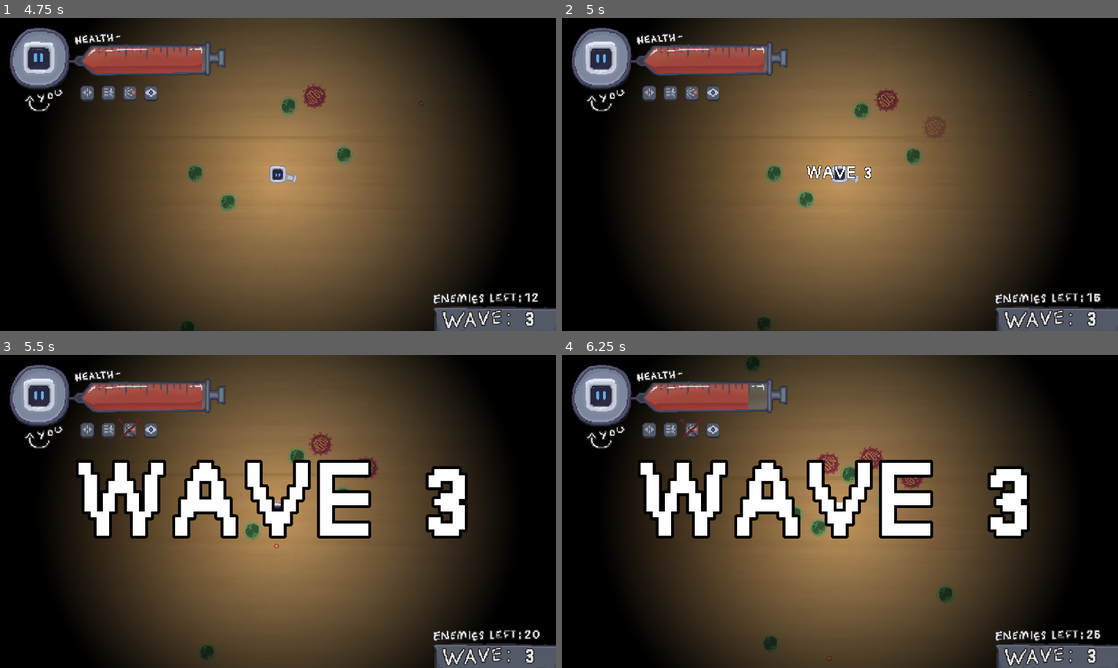
Above: before the commit, frames 1-4 (two rows, left to right).
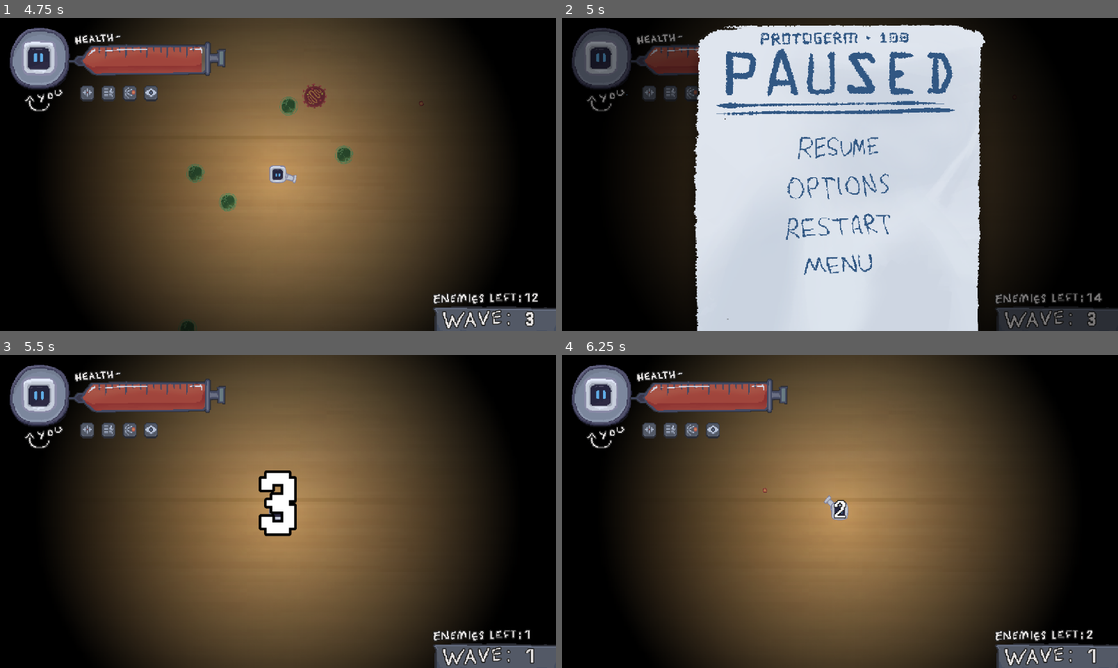
Above: after the commit, the same moments.

Repository: kaminaryu/um-gamejam
Game: Godot game, scene res://src/scenes/main_menu.tscn
Same seed, same stepped clock (60 frames per second), same inputs: the game is played once before the commit and once after it.
Inputs (mouse positions are in pixels of both pictures, inside the frame that each line leads up to):
- Up to frame 1 (4.75 s): click (439, 168) at 0.5 s; tap Enter at 1.25, 2.85 s; move the mouse to (400, 158) at 1.27 s; hold D (move_right) 1.28-2 s; tap Shift (dash) at 1.35, 4.35 s; click (400, 158) at 1.42 s; drag from (166, 190) to (250, 237) at 2.02 s; move the mouse to (333, 105) at 2.77 s; hold D (move_right) 2.78-3.5 s; drag from (250, 237) to (111, 127) at 3.52 s; move the mouse to (444, 221) at 4.27 s; hold A (move_left) from 4.28 s (still down)
- Up to frame 2 (5 s): keep holding A (move_left); tap Escape (pause_game) at 4.9 s
- Up to frame 3 (5.5 s): release A (move_left) at 5 s; click (278, 564) at 5.02 s
- Up to frame 4 (6.25 s): drag from (673, 464) to (756, 433) at 5.77 s

Frame 1 is identical in both runs. In frame 2, 62% of the frame differs, in the area x 1-100%, y 0-100%; in frame 3, 11%; in frame 4, 11%.
Error before the commit: Parse Error: Mixed use of tabs and spaces for indentation. (res://src/autoloads/game_master.gd:51)

Commit message:
the godot shenanigans

Diff:
--- a/src/autoloads/game_master.gd
+++ b/src/autoloads/game_master.gd
@@ -49,7 +49,7 @@
 
 
 func _input(event: InputEvent) -> void :
-	 if (event.is_action_pressed("pause_game")) :
+	if (event.is_action_pressed("pause_game")) :
 		if (game_paused) :
 			pause_game(false)
 		else :
--- a/src/scenes/settings_menu.tscn
+++ b/src/scenes/settings_menu.tscn
@@ -13,6 +13,61 @@
 
 [sub_resource type="StyleBoxFlat" id="StyleBoxFlat_pcnqr"]
 bg_color = Color(0, 0, 0, 0.478431)
+
+[sub_resource type="Animation" id="Animation_hud32"]
+length = 0.001
+tracks/0/type = "value"
+tracks/0/imported = false
+tracks/0/enabled = true
+tracks/0/path = NodePath("Frame:position")
+tracks/0/interp = 1
+tracks/0/loop_wrap = true
+tracks/0/keys = {
+"times": PackedFloat32Array(0),
+"transitions": PackedFloat32Array(1),
+"update": 0,
+"values": [Vector2(246.5, 51)]
+}
+tracks/1/type = "value"
+tracks/1/imported = false
+tracks/1/enabled = true
+tracks/1/path = NodePath("BGBlur:theme_override_styles/panel:bg_color")
+tracks/1/interp = 1
+tracks/1/loop_wrap = true
+tracks/1/keys = {
+"times": PackedFloat32Array(0),
+"transitions": PackedFloat32Array(1),
+"update": 0,
+"values": [Color(0, 0, 0, 0.478431)]
+}
+
+[sub_resource type="Animation" id="Animation_pcnqr"]
+resource_name = "close"
+length = 0.5
+tracks/0/type = "value"
+tracks/0/imported = false
+tracks/0/enabled = true
+tracks/0/path = NodePath("Frame:position")
+tracks/0/interp = 1
+tracks/0/loop_wrap = true
+tracks/0/keys = {
+"times": PackedFloat32Array(0, 0.233333),
+"transitions": PackedFloat32Array(2.73208, 1),
+"update": 0,
+"values": [Vector2(246.5, 51), Vector2(246.5, 657)]
+}
+tracks/1/type = "value"
+tracks/1/imported = false
+tracks/1/enabled = true
+tracks/1/path = NodePath("BGBlur:theme_override_styles/panel:bg_color")
+tracks/1/interp = 1
+tracks/1/loop_wrap = true
+tracks/1/keys = {
+"times": PackedFloat32Array(0, 0.233333),
+"transitions": PackedFloat32Array(1, 1),
+"update": 0,
+"values": [Color(0, 0, 0, 0.478431), Color(0, 0, 0, 0)]
+}
 
 [sub_resource type="Animation" id="Animation_p2fji"]
 resource_name = "reveal"
@@ -40,61 +95,6 @@
 "transitions": PackedFloat32Array(1, 1),
 "update": 0,
 "values": [Color(0, 0, 0, 0), Color(0, 0, 0, 0.478431)]
-}
-
-[sub_resource type="Animation" id="Animation_hud32"]
-length = 0.001
-tracks/0/type = "value"
-tracks/0/imported = false
-tracks/0/enabled = true
-tracks/0/path = NodePath("Frame:position")
-tracks/0/interp = 1
-tracks/0/loop_wrap = true
-tracks/0/keys = {
-"times": PackedFloat32Array(0),
-"transitions": PackedFloat32Array(1),
-"update": 0,
-"values": [Vector2(246.5, 51)]
-}
-tracks/1/type = "value"
-tracks/1/imported = false
-tracks/1/enabled = true
-tracks/1/path = NodePath("BGBlur:theme_override_styles/panel:bg_color")
-tracks/1/interp = 1
-tracks/1/loop_wrap = true
-tracks/1/keys = {
-"times": PackedFloat32Array(0),
-"transitions": PackedFloat32Array(1),
-"update": 0,
-"values": [Color(0, 0, 0, 0.478431)]
-}
-
-[sub_resource type="Animation" id="Animation_pcnqr"]
-resource_name = "close"
-length = 0.5
-tracks/0/type = "value"
-tracks/0/imported = false
-tracks/0/enabled = true
-tracks/0/path = NodePath("Frame:position")
-tracks/0/interp = 1
-tracks/0/loop_wrap = true
-tracks/0/keys = {
-"times": PackedFloat32Array(0, 0.233333),
-"transitions": PackedFloat32Array(2.73208, 1),
-"update": 0,
-"values": [Vector2(246.5, 51), Vector2(246.5, 657)]
-}
-tracks/1/type = "value"
-tracks/1/imported = false
-tracks/1/enabled = true
-tracks/1/path = NodePath("BGBlur:theme_override_styles/panel:bg_color")
-tracks/1/interp = 1
-tracks/1/loop_wrap = true
-tracks/1/keys = {
-"times": PackedFloat32Array(0, 0.233333),
-"transitions": PackedFloat32Array(1, 1),
-"update": 0,
-"values": [Color(0, 0, 0, 0.478431), Color(0, 0, 0, 0)]
 }
 
 [sub_resource type="AnimationLibrary" id="AnimationLibrary_d2cta"]
